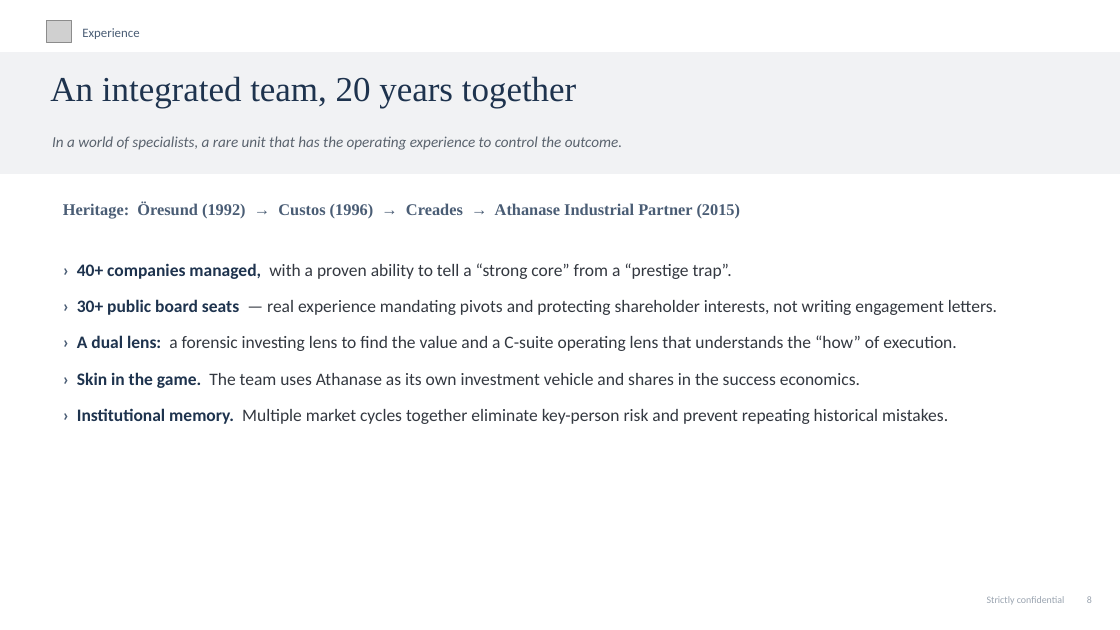
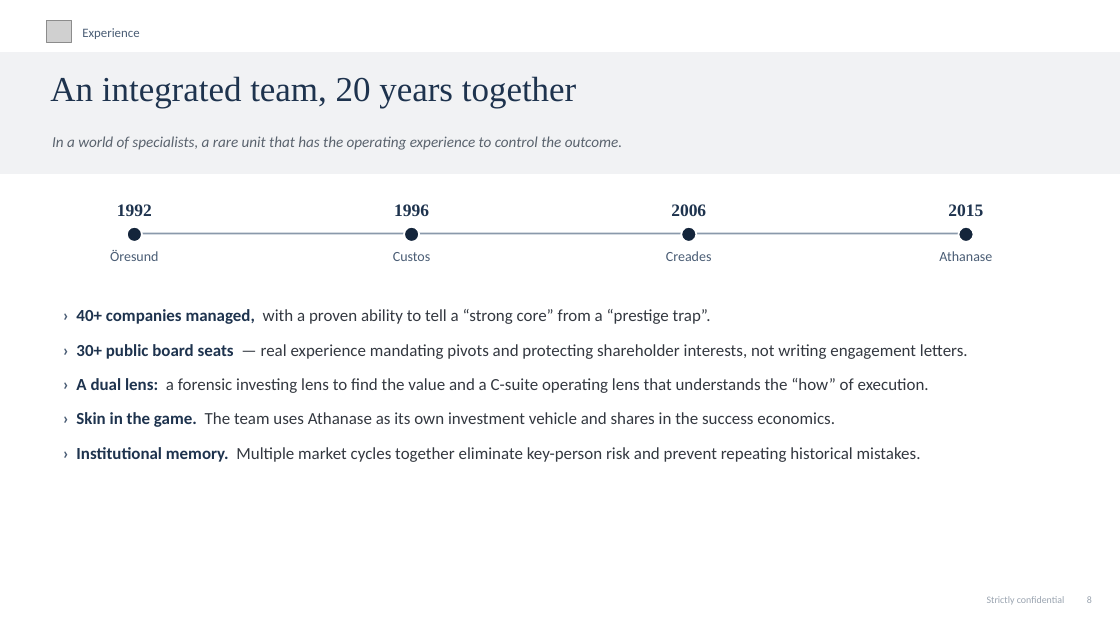
Before and after one commit to charette-lab/Claude, a slide deck: slide 11 of Athanase_Engaged_Ownership_Allocator_Deck.pptx. Drawn at 1120x630 pixels with LibreOffice and Linux fonts; fonts in the diff are those of the drawing; grey boxes stand for pictures. Boxes give left, top, right and bottom in pixels: in the first picture for what was removed or moved away, otherwise in the second. Text is boxed around its words. In the diff, an @@ line names an element or a change of style, - is before the commit and + after.

```diff
--- a/Athanase_Engaged_Ownership_Allocator_Deck.pptx
+++ b/Athanase_Engaged_Ownership_Allocator_Deck.pptx
@@ text removed at (x1=63, y1=202, x2=741, y2=219) @@
-Heritage: Öresund (1992) → Custos (1996) → Creades → Athanase Industrial Partner (2015)
@@ text added at (x1=117, y1=204, x2=152, y2=216), 15 pt, text #1E334E, bold @@
+1992
@@ text added at (x1=394, y1=204, x2=429, y2=216), 15 pt, text #1E334E, bold @@
+1996
@@ text added at (x1=671, y1=204, x2=706, y2=216), 15 pt, text #1E334E, bold @@
+2006
@@ text added at (x1=948, y1=204, x2=983, y2=216), 15 pt, text #1E334E, bold @@
+2015
@@ ellipse added at (x1=127, y1=227, x2=142, y2=242), fill #14253B, outline #FFFFFF 1.5 pt @@
@@ rectangle added at (x1=134, y1=233, x2=966, y2=234), fill #8A99AB @@
@@ ellipse added at (x1=404, y1=227, x2=419, y2=242), fill #14253B, outline #FFFFFF 1.5 pt @@
@@ ellipse added at (x1=681, y1=227, x2=697, y2=242), fill #14253B, outline #FFFFFF 1.5 pt @@
@@ ellipse added at (x1=959, y1=227, x2=974, y2=242), fill #14253B, outline #FFFFFF 1.5 pt @@
@@ text added at (x1=110, y1=250, x2=158, y2=261), 12 pt, text #4A5D75 @@
+Öresund
@@ text added at (x1=393, y1=252, x2=430, y2=261), 12 pt, text #4A5D75 @@
+Custos
@@ text added at (x1=666, y1=251, x2=712, y2=261), 12 pt, text #4A5D75 @@
+Creades
@@ text added at (x1=939, y1=251, x2=992, y2=261), 12 pt, text #4A5D75 @@
+Athanase
@@ text "› 40+ companies managed, with ..." moved from (x1=77, y1=263, x2=997, y2=424) to (x1=76, y1=309, x2=968, y2=462) @@
@@ text "› 40+ companies managed, with ..." at (x1=76, y1=309, x2=968, y2=462): size 15 to 14.5 pt; less space between paragraphs @@
```
Also in this commit, not shown: 3 other slides changed, 1 other file.
